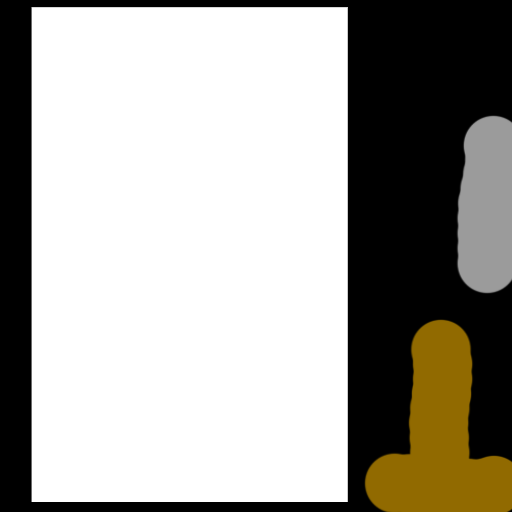
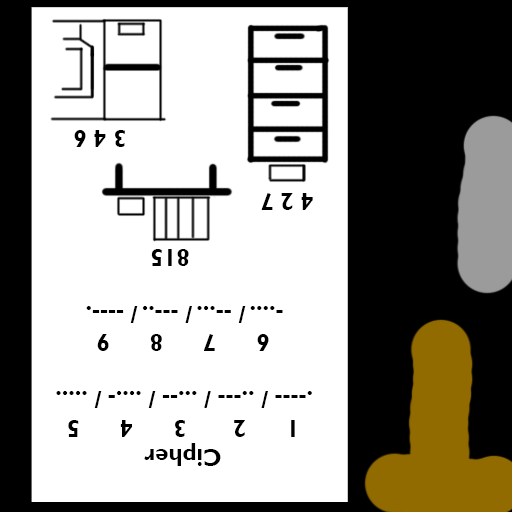
Comparing the layer stacks of the two w=512, h=512 images. Changes:
added group "Group 1 copy" with 7 layers above "Group 1" over [50, 18, 330, 466]
added layer "3 4 6" (1st of 2, in "Group 1 copy") in group "Group 1 copy" over [74, 130, 125, 147]
added layer "815" (1st of 2, in "Group 1 copy") in group "Group 1 copy" over [151, 249, 189, 266]
added layer "4 2 7" (1st of 2, in "Group 1 copy") in group "Group 1 copy" over [261, 193, 313, 210]
added layer "Layer 3" (1st of 2, in "Group 1 copy") in group "Group 1 copy" over [50, 18, 330, 242]
added layer ".---- / ..--- / ...-- / ....- / ....." (1st of 2, in "Group 1 copy") in group "Group 1 copy" over [56, 391, 312, 408]
added layer "-.... / --... / ---.. / ----." (1st of 2, in "Group 1 copy") in group "Group 1 copy" over [86, 306, 283, 323]
added layer "Cipher 1 2 3 4 5 6 7 8" (1st of 2, in "Group 1 copy") in group "Group 1 copy" over [68, 334, 295, 466]
